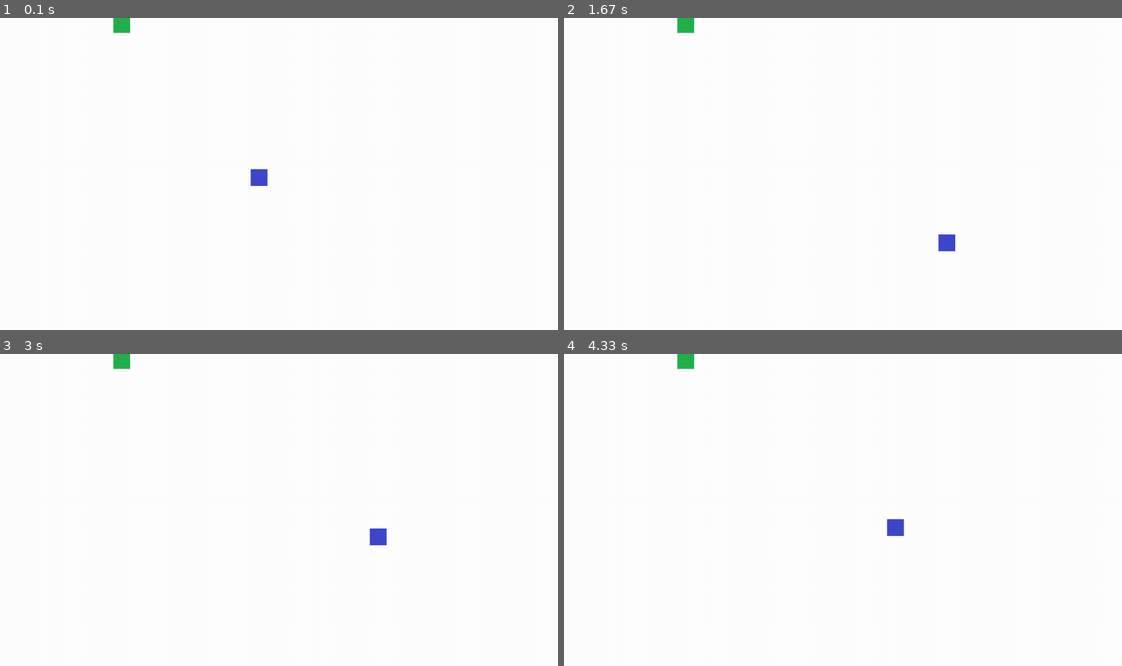
Above: before the commit, frames 1-4 (two rows, left to right).
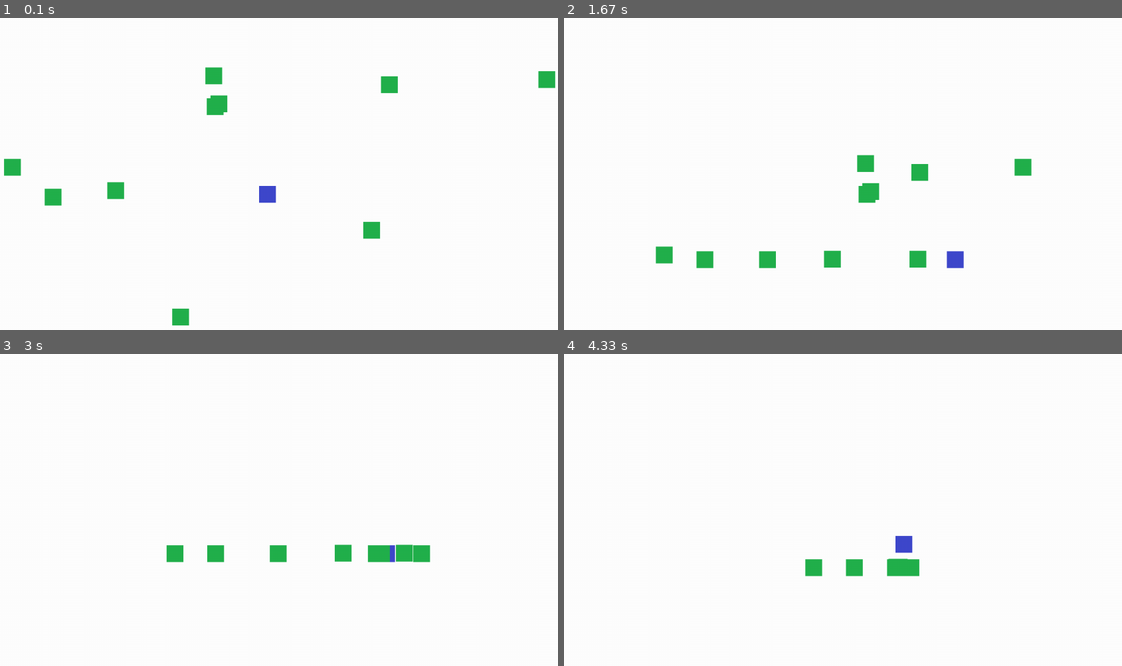
Above: after the commit, the same moments.

Repository: Srat00/PyGameProject
Game: pygame game, started from pyGameTest.py
Same seed, same stepped clock (60 frames per second), same inputs: the game is played once before the commit and once after it.
Inputs:
- Up to frame 1 (0.1 s): no input
- Up to frame 2 (1.67 s): hold S 0.33-0.8 s; hold Right 0.33-0.8 s; tap A at 0.83 s; hold Right 1.17-1.63 s
- Up to frame 3 (3 s): hold Up 1.67-1.97 s; hold Right 2-2.47 s; hold Left from 2.5 s (still down)
- Up to frame 4 (4.33 s): release Left at 3.03 s; hold Down 3.07-3.37 s; hold Left 3.4-3.8 s; hold Up 3.83-4.2 s; hold Right from 4.23 s (still down)

The runs differ from the first frame. In frame 1, 2.1% of the frame differs, in the area x 0-100%, y 0-99%; in frame 2, 2.1%; in frame 3, 1.6%; in frame 4, 1.2%.

Commit message:
Update pyGameTest.py

Diff:
--- a/pyGameTest.py
+++ b/pyGameTest.py
@@ -18,32 +18,91 @@
 WHITE = (255, 255, 255)
 RED = (255, 0, 0)
 
-# 플레이어 설정
-player_image = pygame.image.load("image/player.png").convert()
-player_image.set_colorkey(WHITE)
-player_rect = player_image.get_rect()
-player_rect.centerx = SCREEN_WIDTH / 2
-player_rect.bottom = SCREEN_HEIGHT / 2
-player_speed = 5
+# 객체 정의
+class Player:
+    def __init__(self):
+        self.x = SCREEN_WIDTH // 2
+        self.y = SCREEN_HEIGHT // 2
+        self.angle = 0
+        self.speed = 5
 
-# 좀비 설정
-zombie_image = pygame.image.load("image/zombie.png").convert()
-zombie_image.set_colorkey(WHITE)
+        self.image = pygame.image.load("image/player.png").convert_alpha()
+        self.rotated_image = pygame.transform.rotate(self.image, self.angle).convert_alpha()
+
+        self.mask = pygame.mask.from_surface(self.rotated_image)
+        self.rect = self.rotated_image.get_rect()
+        self.rect.x = self.x
+        self.rect.y = self.y
+
+    def rotate(self, angle):
+        self.rotated_image = pygame.transform.rotate(self.image, self.angle)
+
+    def draw(self):
+        screen.blit(self.rotated_image, (self.x + self.image.get_width() // 2 - self.rotated_image.get_width() // 2,
+                                         self.y + self.image.get_height() // 2 - self.rotated_image.get_height() // 2))
+
+    def move_up(self):
+        self.y -= self.speed
+
+    def move_down(self):
+        self.y += self.speed
+
+    def move_left(self):
+        self.x -= self.speed
+
+    def move_right(self):
+        self.x += self.speed
+
+class Zombie:
+    def __init__(self):
+        self.angle = 0
+        self.speed = 2
+        self.x = random.randrange(SCREEN_WIDTH)
+        self.y = random.randrange(SCREEN_HEIGHT)
+
+        self.image = pygame.image.load("image/zombie.png").convert_alpha()
+        self.rotated_image = pygame.transform.rotate(self.image, self.angle).convert_alpha()
+
+        self.mask = pygame.mask.from_surface(self.rotated_image)
+        self.rect = self.rotated_image.get_rect()
+        self.rect.x = self.x
+        self.rect.y = self.y
+
+    def draw(self):
+        screen.blit(self.rotated_image, (self.x + self.image.get_width() // 2 - self.rotated_image.get_width() // 2,
+                                         self.y + self.image.get_height() // 2 - self.rotated_image.get_height() // 2))
+
+    def move_up(self):
+        self.y -= self.speed
+
+    def move_down(self):
+        self.y += self.speed
+
+    def move_left(self):
+        self.x -= self.speed
+
+    def move_right(self):
+        self.x += self.speed
+
+
+# 환경 변수
+zombie_amount = 10
 zombie_list = []
-zombie_rect_list = []
-for i in range(10):
-    print("zombie", i)
-    zombie_rect = zombie_image.get_rect()
-    zombie_rect.x = random.randrange(player_rect.x - 1000, player_rect.x + 1000)
-    zombie_rect.y = random.randrange(player_rect.y - 1000, player_rect.y + 1000)
-    zombie_speed = 2
-    zombie_list.append({'rect': zombie_rect, 'speed': zombie_speed})
-    zombie_rect_list.append(zombie_rect)
+
 
 # 게임 루프
 done = False
 clock = pygame.time.Clock()
 
+# 초기화
+
+# 플레이어 생성
+player = Player()
+# 적 생성
+for i in range(zombie_amount):
+    zombie_list.append(Zombie())
+
+#게임 루프
 while not done:
     # 이벤트 처리
     for event in pygame.event.get():
@@ -53,39 +112,42 @@
     # 플레이어 이동 처리
     keys = pygame.key.get_pressed()
     if keys[pygame.K_a] or keys[pygame.K_LEFT]:
-        player_rect.x -= player_speed
+        player.move_left()
     if keys[pygame.K_d] or keys[pygame.K_RIGHT]:
-        player_rect.x += player_speed
+        player.move_right()
     if keys[pygame.K_s] or keys[pygame.K_DOWN]:
-        player_rect.y += player_speed
+        player.move_down()
     if keys[pygame.K_w] or keys[pygame.K_UP]:
-        player_rect.y -= player_speed
+        player.move_up()
 
-    for zombie in zombie_list:
+    # 종합 좀비 이벤트 처리
+    for i in range(zombie_amount):
         # 좀비 이동 처리
-        dx = player_rect.centerx - zombie['rect'].centerx
-        dy = player_rect.centery - zombie['rect'].centery
-        dist = math.hypot(dx, dy)
-        dx = dx / dist
-        dy = dy / dist
-        zombie_rect = zombie['rect'].copy()
-        zombie_rect.x += dx * zombie['speed']
-        zombie_rect.y += dy * zombie['speed']
+        if player.x > zombie_list[i].x:
+            zombie_list[i].move_right()
+        if player.x < zombie_list[i].x:
+            zombie_list[i].move_left()
+        if player.y > zombie_list[i].y:
+            zombie_list[i].move_down()
+        if player.y < zombie_list[i].y:
+            zombie_list[i].move_up()
+
+        # 좀비 충돌 처리
+        if pygame.sprite.collide_mask(player, zombie_list[i]):
+            print("HIT")
+            zombie_list[i].x = random.randrange(SCREEN_WIDTH)
+            zombie_list[i].y = random.randrange(SCREEN_HEIGHT)
 
 
-    # 충돌 검사
-    for zombie in zombie_list:
-        if player_rect.colliderect(zombie['rect']):
-            done = True
+    # 업데이트
+    screen.fill(WHITE)
 
-    # 그리기
-    screen.fill(WHITE)
-    screen.blit(player_image, player_rect)
-    for zombie in zombie_list:
-        screen.blit(zombie_image, zombie['rect'])
+    player.draw()
 
-    # 업데이트
-    pygame.display.flip()
+    for i in range(zombie_amount):
+        zombie_list[i].draw()
+
+    pygame.display.update()
 
     # 초당 프레임 수 설정
     clock.tick(60)
